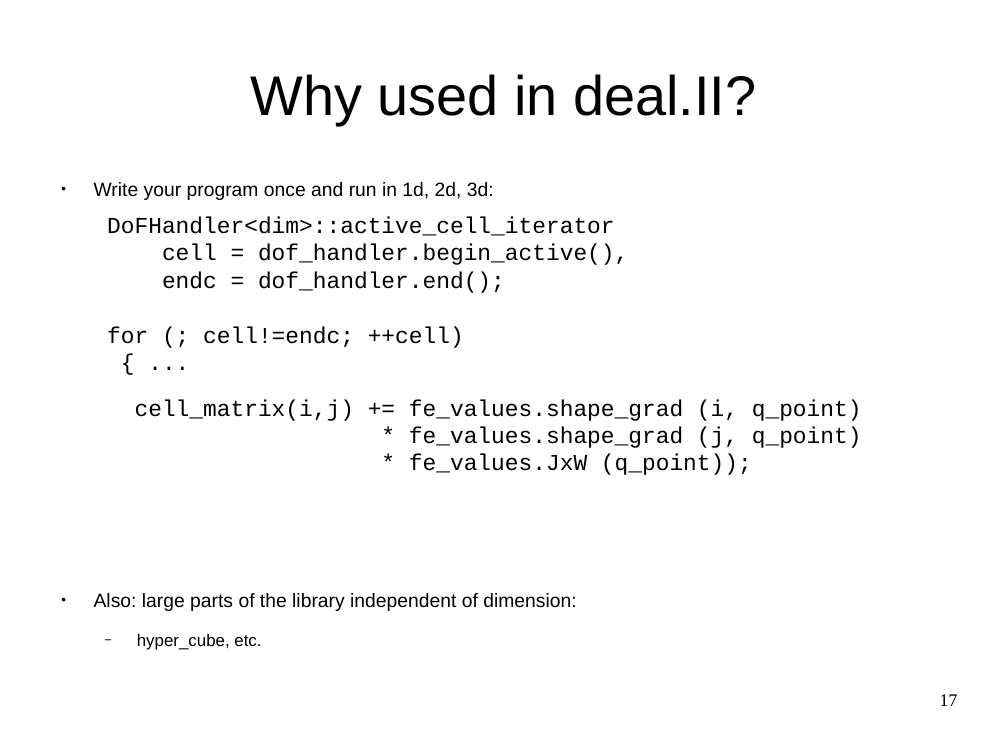
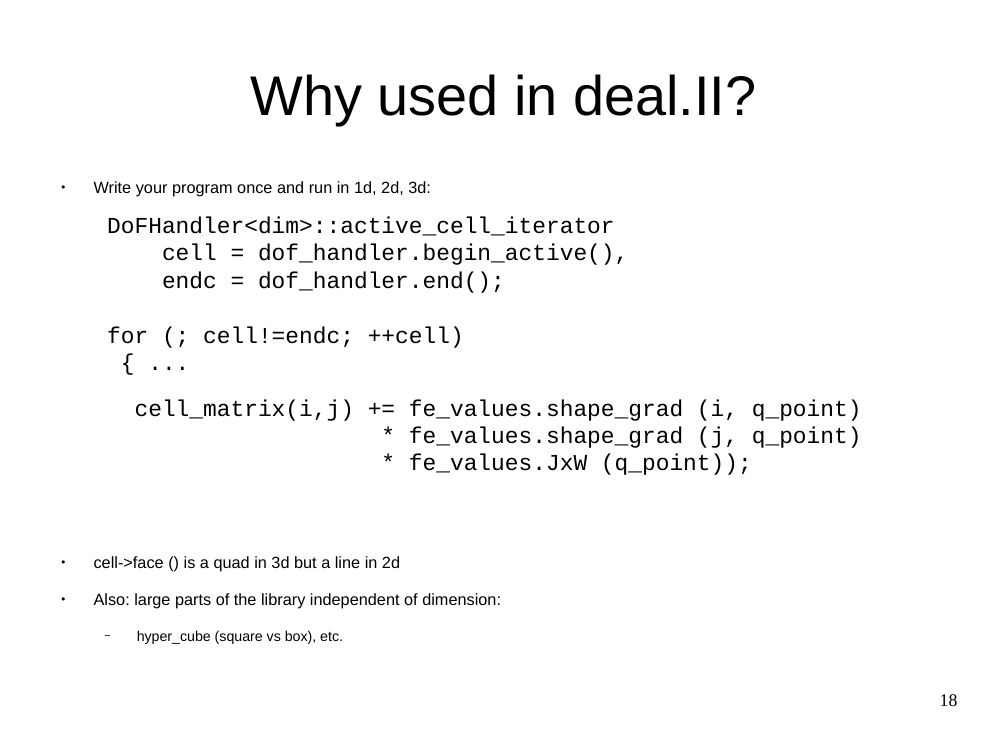
Before and after one commit to ndem0/deal.II-tutorial, a slide deck: slide 18 of slides.odp (slide 17 before the commit). Drawn at 1008x756 pixels with LibreOffice and Linux fonts; fonts in the diff are those of the drawing. Boxes give left, top, right and bottom in pixels: in the first picture for what was removed or moved away, otherwise in the second. Text is boxed around its words. In the diff, an @@ line names an element or a change of style, - is before the commit and + after.

```diff
--- a/slides.odp
+++ b/slides.odp
@@ text at box(94, 181, 501, 609): size 15.2 to 12.8 pt in "Write your program once and run in ...", "Also: large parts of the library independent ..." @@
@@ text at box(94, 556, 400, 572): paragraph added @@
+● cell->face () is a quad in 3d but a line in 2d
@@ text at box(137, 630, 343, 644): text changed; size 13.3 to 11.2 pt @@
-  − hyper_cube, etc.
+  − hyper_cube (square vs box), etc.
@@ page number at box(940, 694, 958, 706): text changed @@
-17
+18
```
Also in this commit, not shown: 18 other slides changed, 1 slide added, 1 slide removed.
